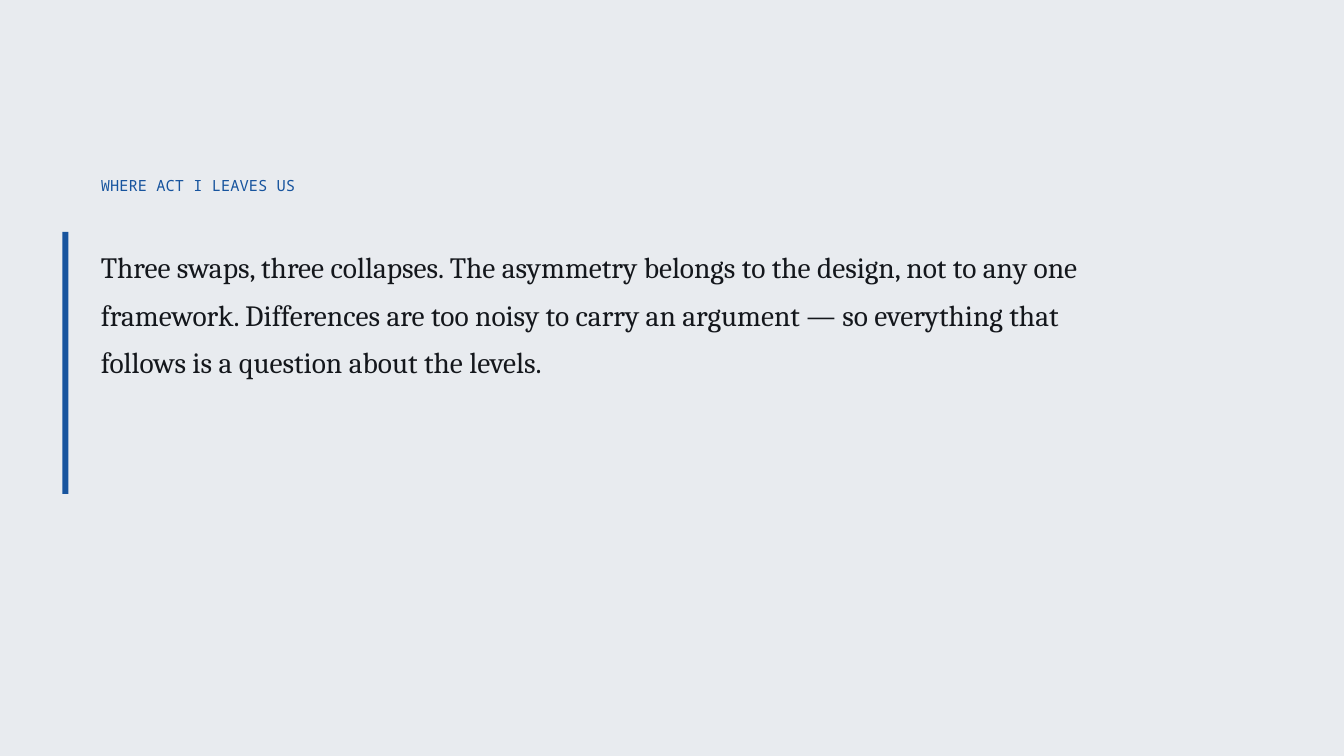
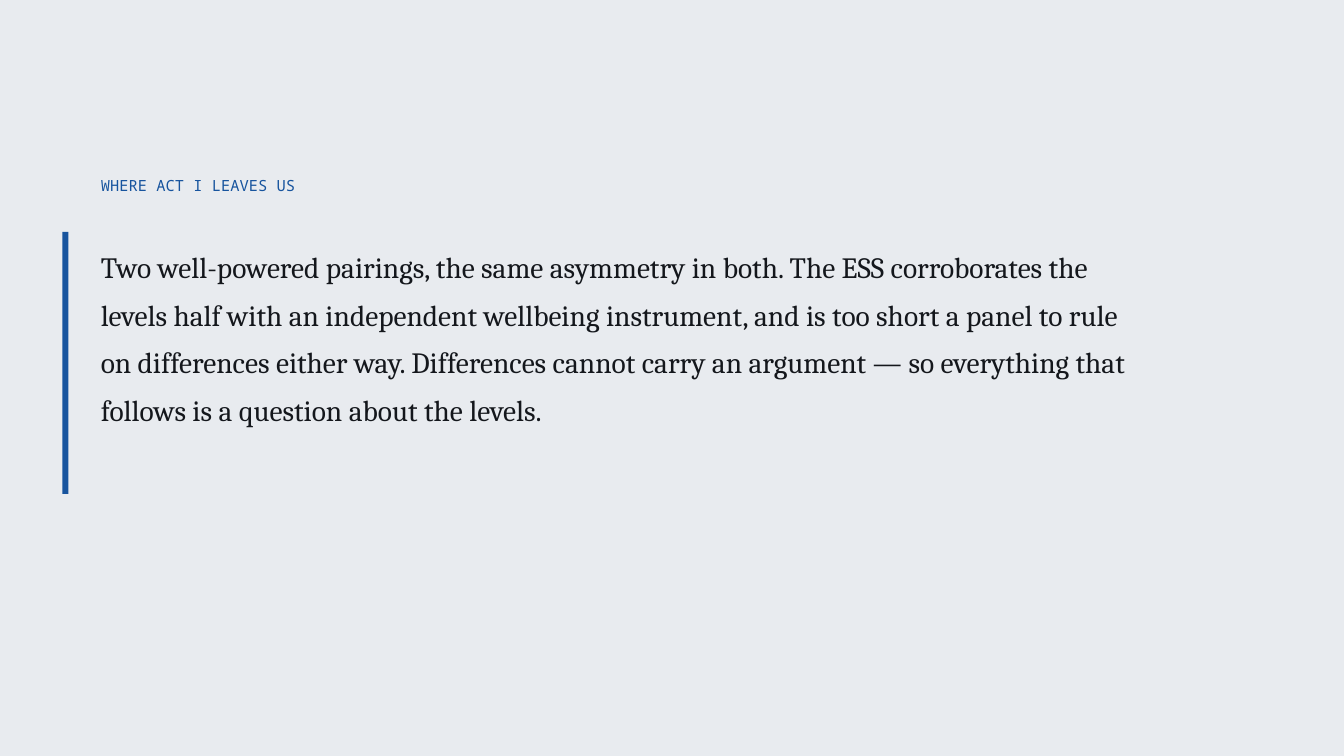
Before and after one commit to cwejnert/HDI-Happiness, a slide deck: slide 7 of deck/Measured_Where_It_Varies.pptx. Drawn at 1344x756 pixels with LibreOffice and Linux fonts; fonts in the diff are those of the drawing. Boxes give left, top, right and bottom in pixels: in the first picture for what was removed or moved away, otherwise in the second. Text is boxed around its words. In the diff, an @@ line names an element or a change of style, - is before the commit and + after.

```diff
--- a/deck/Measured_Where_It_Varies.pptx
+++ b/deck/Measured_Where_It_Varies.pptx
@@ text at (x1=101, y1=257, x2=1125, y2=428): text changed @@
-Three swaps, three collapses. The asymmetry belongs to the design, not to any one framework. Differences are too noisy to carry an argument — so everything that follows is a question about the levels.
+Two well-powered pairings, the same asymmetry in both. The ESS corroborates the levels half with an independent wellbeing instrument, and is too short a panel to rule on differences either way. Differences cannot carry an argument — so everything that follows is a question about the levels.
```
Also in this commit, not shown: 4 other slides changed, 3 other files.
